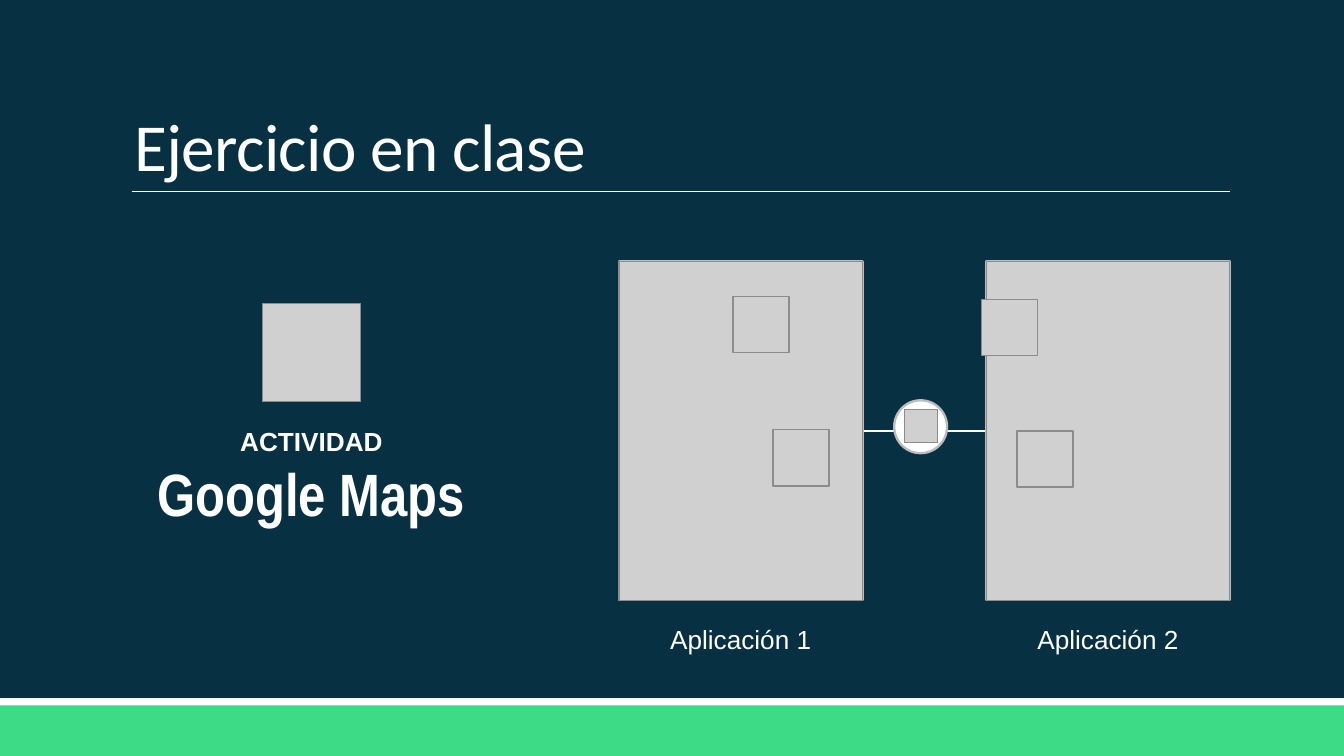
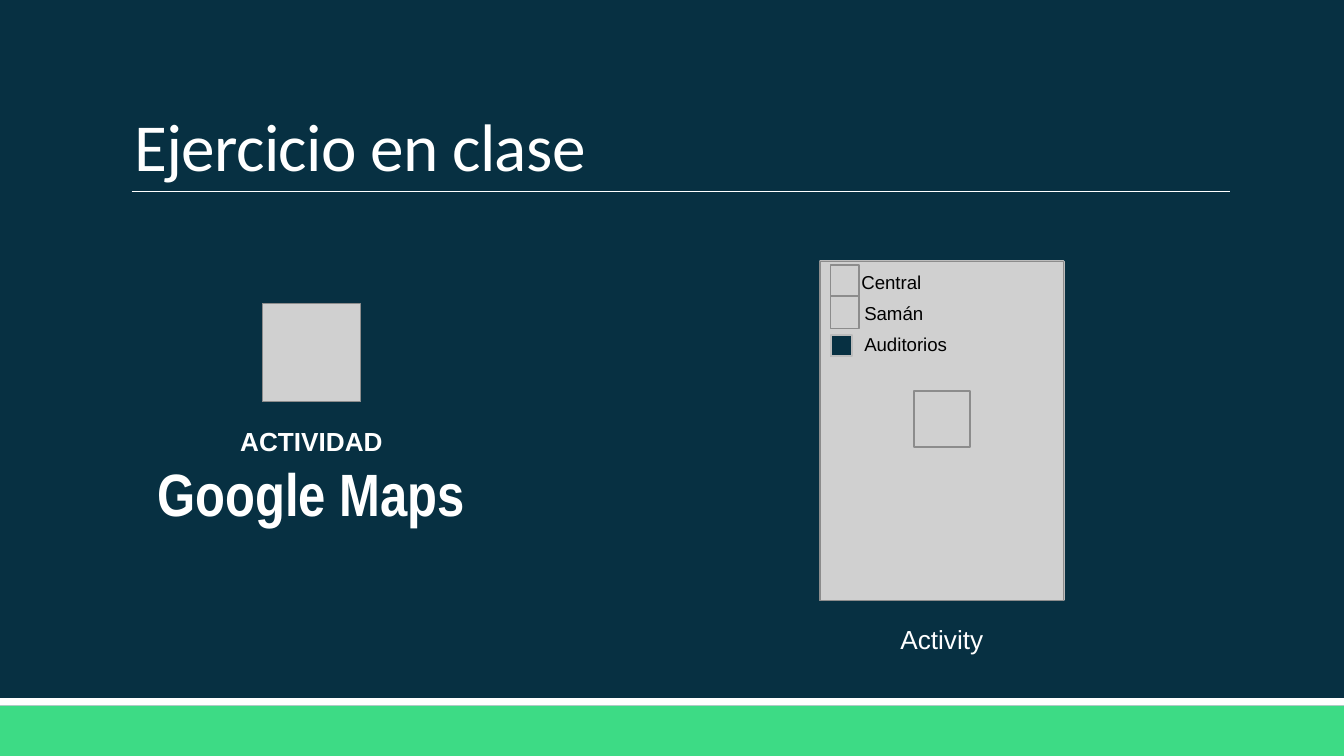
Before and after one commit to Domiciano/AppMoviles201, a slide deck: slide 52 of Clase 8/Clase 8.pptx. Drawn at 1344x756 pixels with LibreOffice and Linux fonts; fonts in the diff are those of the drawing; grey boxes stand for pictures. Boxes give left, top, right and bottom in pixels: in the first picture for what was removed or moved away, otherwise in the second. Text is boxed around its words. In the diff, an @@ line names an element or a change of style, - is before the commit and + after.

```diff
--- a/Clase 8/Clase 8.pptx
+++ b/Clase 8/Clase 8.pptx
@@ picture: place and size @@
-picture at [620, 262, 863, 601]
+picture at [820, 262, 1063, 601]
@@ rectangle: place and size @@
-rectangle at [620, 262, 863, 601]
+rectangle at [820, 262, 1063, 601]
@@ picture added at [831, 265, 859, 297] @@
@@ rectangle removed at [986, 262, 1230, 601] @@
@@ picture removed at [986, 262, 1230, 601] @@
@@ picture removed at [732, 297, 789, 353] @@
@@ rectangle added at [831, 273, 852, 294], fill #073042, outline #BDBDBD 1.25 pt @@
@@ picture added at [831, 296, 859, 328] @@
@@ text added at [861, 275, 921, 289], 10 pt, text #000000 @@
+Central
@@ rectangle added at [831, 304, 852, 325], fill #073042, outline #BDBDBD 1.25 pt @@
@@ text added at [864, 306, 923, 320], 10 pt, text #000000 @@
+Samán
@@ picture removed at [981, 300, 1038, 356] @@
@@ rectangle added at [831, 335, 852, 356], fill #073042, outline #BDBDBD 1.25 pt @@
@@ text added at [864, 337, 947, 351], 10 pt, text #000000 @@
+Auditorios
@@ ellipse removed at [894, 401, 946, 453] @@
@@ picture removed at [905, 410, 937, 442] @@
@@ picture: place and size @@
-picture at [773, 430, 829, 487]
+picture at [914, 391, 970, 448]
@@ line removed from (841, 431) to (905, 431) @@
@@ line removed from (937, 431) to (1000, 431) @@
@@ picture removed at [1017, 431, 1074, 488] @@
@@ text removed at [1037, 629, 1179, 655] @@
-Aplicación 2
@@ text at [900, 630, 983, 655]: text changed @@
-Aplicación 1
+Activity
```
Also in this commit, not shown: 2 other slides changed, 1 slide added, 2 slides removed.
